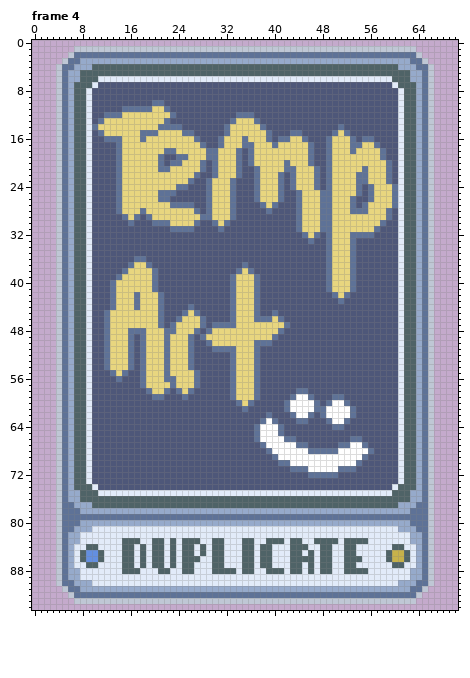
Edited in one commit: pixel-art file (art/DuckItems.aseprite). That is the earlier state.
71x95 pixels, 22 frames. Colours within 5 levels of each other are drawn and written as one. Shown: frame 4. The commit also changed other frames, which this record leaves out.
The result:
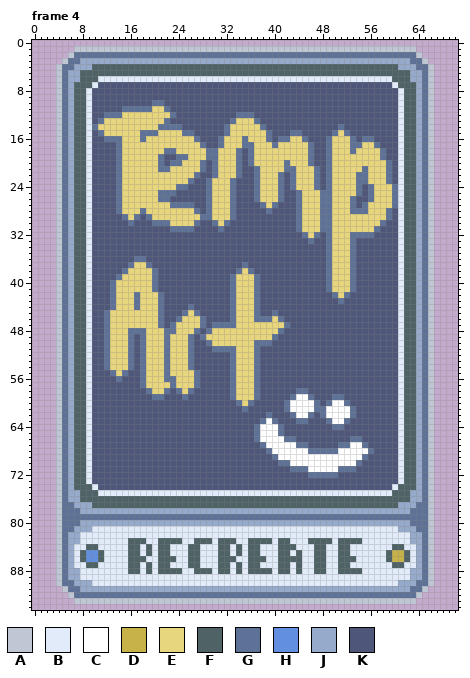
Palette (. is transparent): A #bfc7d5  B #e2ebf9  C #ffffff  D #c7b24a  E #e8d67f  F #4f6367  G #5e7297  H #638fe1  J #96aacb  K #4e5779
The exact change:
Frame 4, layer "Overlay":
y 83: x 15 F -> B; x 18 B -> F; x 20 F -> B; x 22 B -> F; x 24..26 BFF -> FBB; x 28..30 BBF -> FFB; x 32..33 BB -> FF; x 35 F -> B; x 37..38 BB -> FF; x 40 F -> B; x 42..44 BFF -> FBB; x 46 B -> F; x 50..51 FB -> BF; x 55 F -> B
y 84: x 15 F -> B; x 17..20 BFBF -> FBFB; x 22..23 BF -> FB; x 25 F -> B; x 27..28 BF -> FB; x 30 F -> B; x 32 B -> F; x 34..35 BF -> FB; x 37..39 BFF -> FBB; x 41..42 BB -> FF; x 44..45 FF -> BB; x 47 B -> F; x 49 F -> B; x 51 B -> F; x 53 F -> B
y 85: x 15 F -> B; x 17..20 BFBF -> FBFB; x 22..23 BF -> FB; x 25 F -> B; x 27..28 BF -> FB; x 30 F -> B; x 32 B -> F; x 34..35 BF -> FB; x 37..39 BFF -> FBB; x 41..43 BBF -> FFB; x 46..47 FB -> BF; x 49 F -> B; x 51 B -> F; x 53 F -> B
y 86: x 15 F -> B; x 17 B -> F; x 20 F -> B; x 22 B -> F; x 25 F -> B; x 30 F -> B; x 32..33 BB -> FF; x 35 F -> B; x 37 B -> F; x 39 F -> B; x 41..42 BB -> FF; x 45..47 FFB -> BBF; x 49 F -> B; x 51 B -> F; x 54 F -> B
y 87: x 15 F -> B; x 17..20 BFBF -> FBFB; x 22..23 BF -> FB; x 25 F -> B; x 27 B -> F; x 30 F -> B; x 32 B -> F; x 34..35 BF -> FB; x 37..39 BFF -> FBB; x 41..43 BBF -> FFB; x 46..47 FB -> BF; x 49 F -> B; x 51 B -> F; x 53 F -> B
y 88: x 15 F -> B; x 19 B -> F; x 23..30 BBFFBBBF -> FFBBFFFB; x 33..35 FBF -> BFB; x 37..38 BB -> FF; x 40 F -> B; x 42..43 BF -> FB; x 46..47 FB -> BF; x 49 F -> B; x 51 B -> F; x 55 F -> B
Boxes around the changes in both pictures, in picture pixels (x1, y1, x2, y2):
changed: (122, 538, 368, 574)
